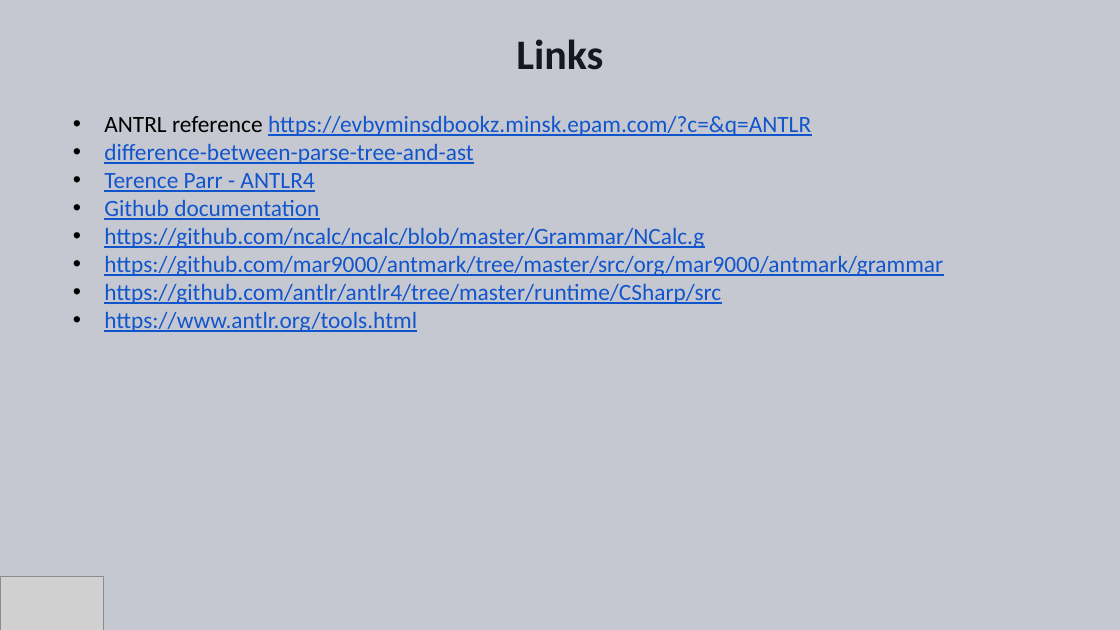
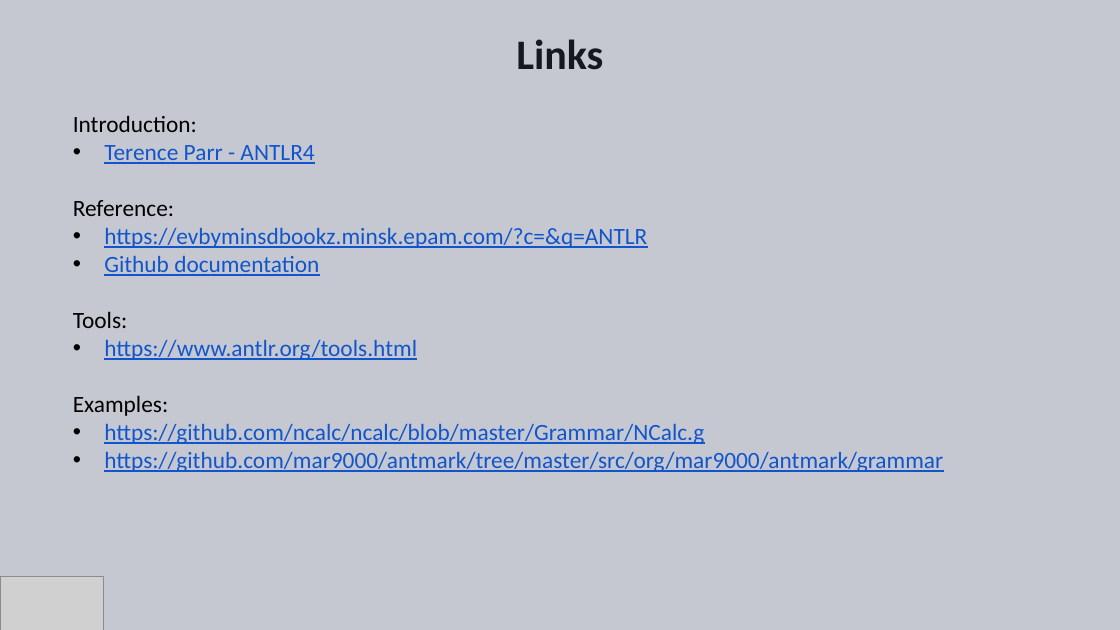
Before and after one commit to Ungerfall/ungerfall.github.io, a slide deck: slide 18 of presentation/antlr/antlr.pptx (slide 10 before the commit). Drawn at 1120x630 pixels with LibreOffice and Linux fonts; fonts in the diff are those of the drawing; grey boxes stand for pictures; background and template pictures are left out. Boxes give left, top, right and bottom in pixels: in the first picture for what was removed or moved away, otherwise in the second. Text is boxed around its words. In the diff, an @@ line names an element or a change of style, - is before the commit and + after.

Commit message:
Complete ANTLR presentation

```diff
--- a/presentation/antlr/antlr.pptx
+++ b/presentation/antlr/antlr.pptx
@@ text at bbox=[73, 115, 197, 132]: text changed; text colour #1155CC to #000000 @@
-• ANTRL reference https://evbyminsdbookz.minsk.epam.com/?c=&q=ANTLR
-• difference-between-parse-tree-and-ast
+Introduction:
@@ text at bbox=[73, 200, 647, 248]: paragraphs added @@
+Reference:
+• https://evbyminsdbookz.minsk.epam.com/?c=&q=ANTLR
@@ text at bbox=[104, 284, 721, 332]: paragraphs removed @@
-• https://github.com/antlr/antlr4/tree/master/runtime/CSharp/src
-• https://www.antlr.org/tools.html
@@ text at bbox=[73, 311, 417, 416]: paragraphs added @@
+Tools:
+• https://www.antlr.org/tools.html
+Examples:
@@ text at bbox=[104, 424, 704, 444]: list level 1 to 4 in "https://github.com/ncalc/ncalc/blob/master/Grammar/NCalc.g" @@
```
Also in this commit, not shown: 2 other slides changed, 14 slides added, 6 slides removed.
